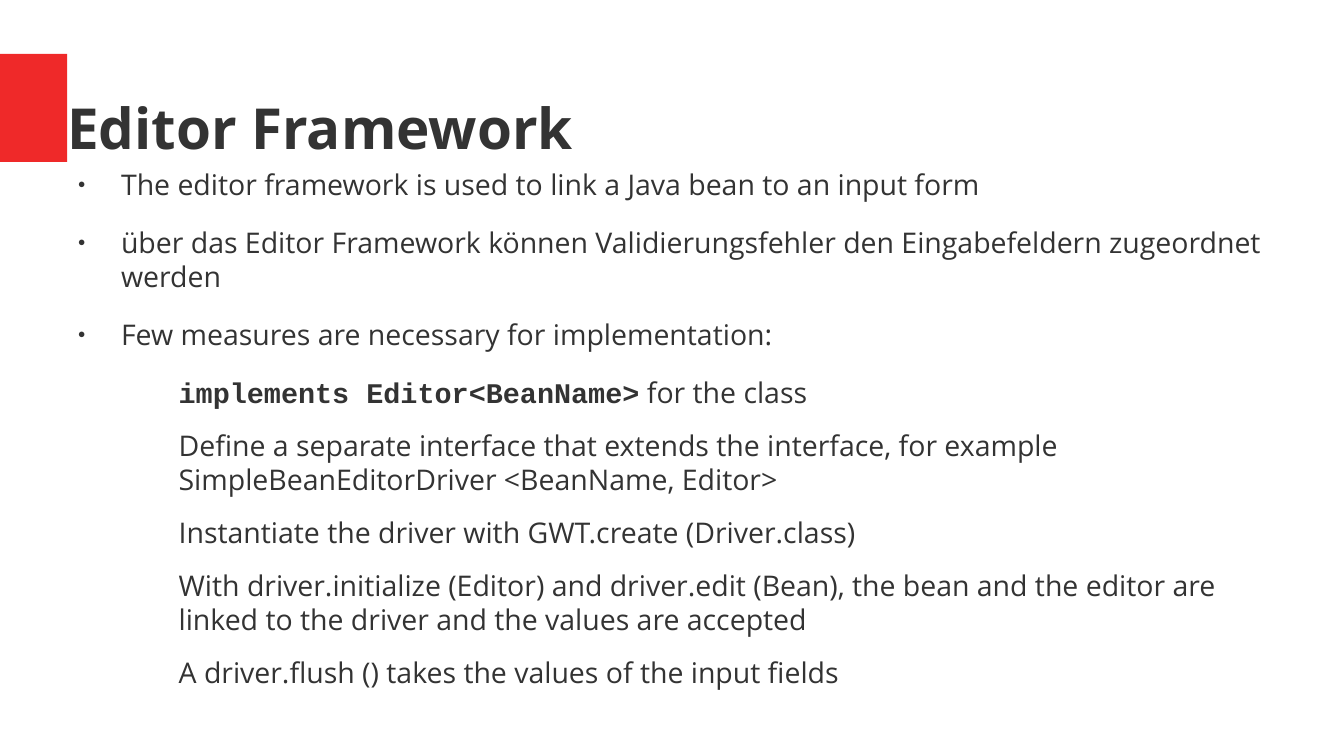
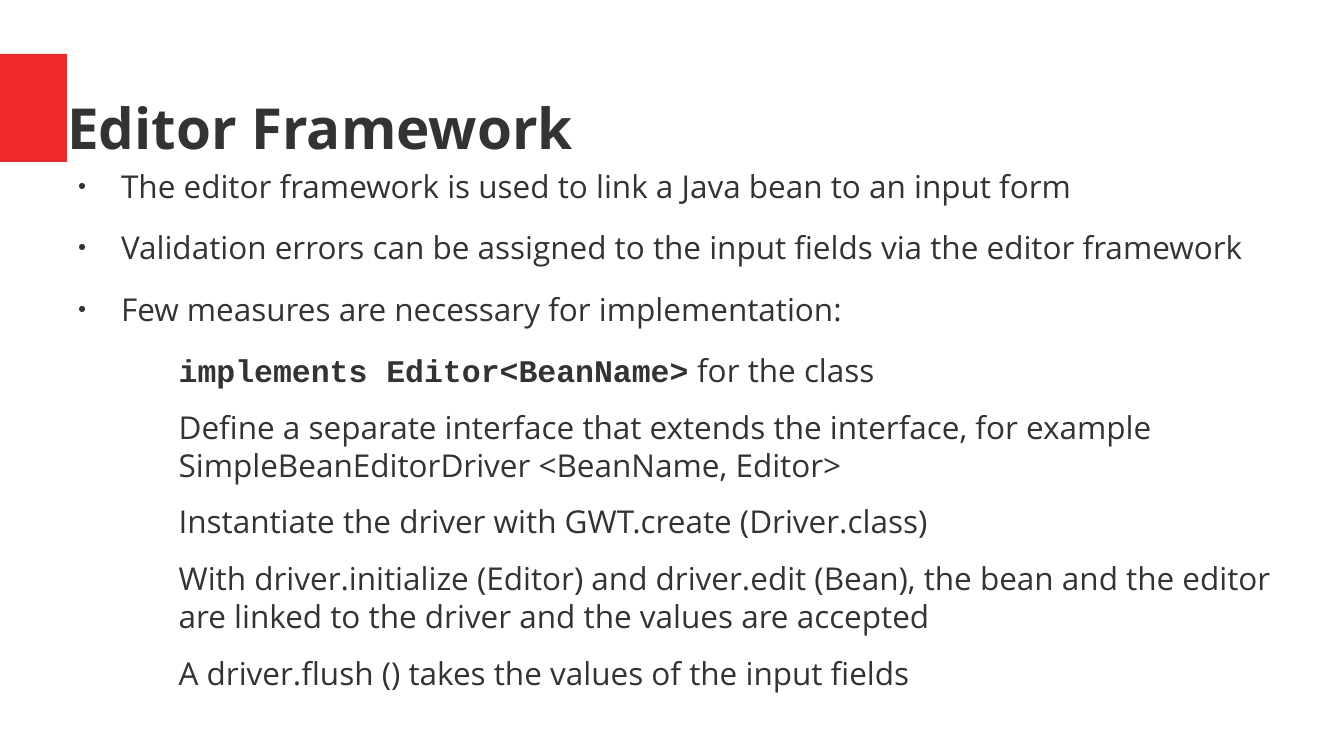
Before and after one commit to ManfredTremmel/gwtp-training, a slide deck: slide 51 of GWT-GWTP-Training_en.odp. Drawn at 1344x756 pixels with LibreOffice and Linux fonts; fonts in the diff are those of the drawing. Boxes give left, top, right and bottom in pixels: in the first picture for what was removed or moved away, otherwise in the second. Text is boxed around its words. In the diff, an @@ line names an element or a change of style, - is before the commit and + after.

```diff
--- a/GWT-GWTP-Training_en.odp
+++ b/GWT-GWTP-Training_en.odp
@@ text at (x1=121, y1=174, x2=1270, y2=693): size 16.8 to 18.6 pt in "The editor framework is used to link ...", "Few measures are necessary for implementation:", "implements Editor<BeanName> for the class", "Define a separate interface that extends the ..." and 3 more places @@
@@ text at (x1=121, y1=235, x2=1243, y2=267): text changed; size 16.8 to 18.6 pt @@
-● über das Editor Framework können Validierungsfehler den Eingabefeldern zugeordnet werden
+● Validation errors can be assigned to the input fields via the editor framework
```
Also in this commit, not shown: 13 other slides changed, 1 other file.
